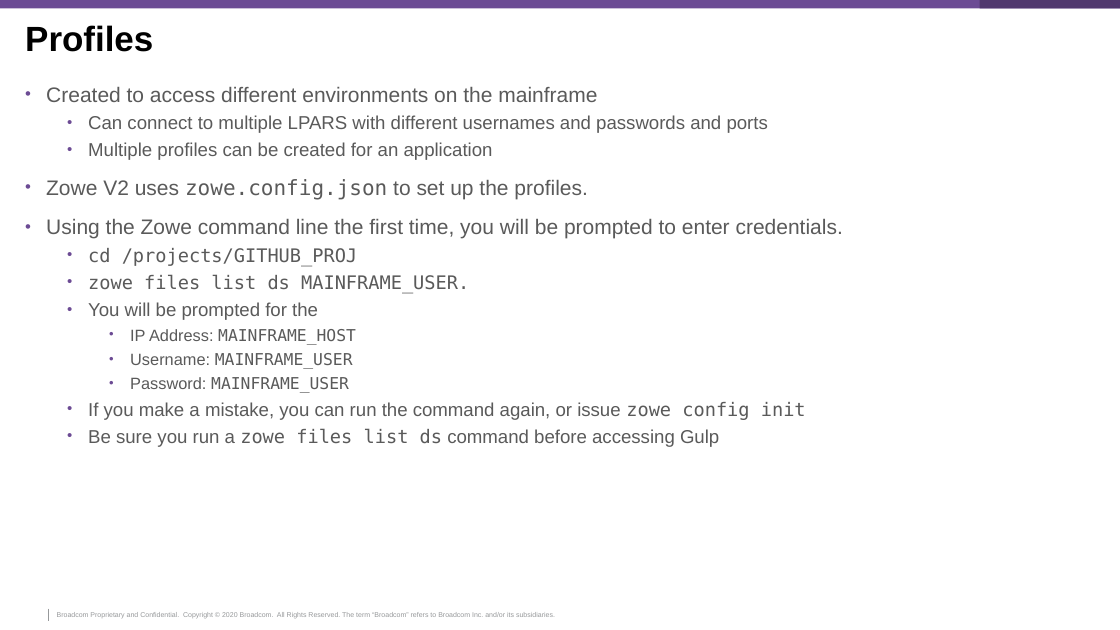
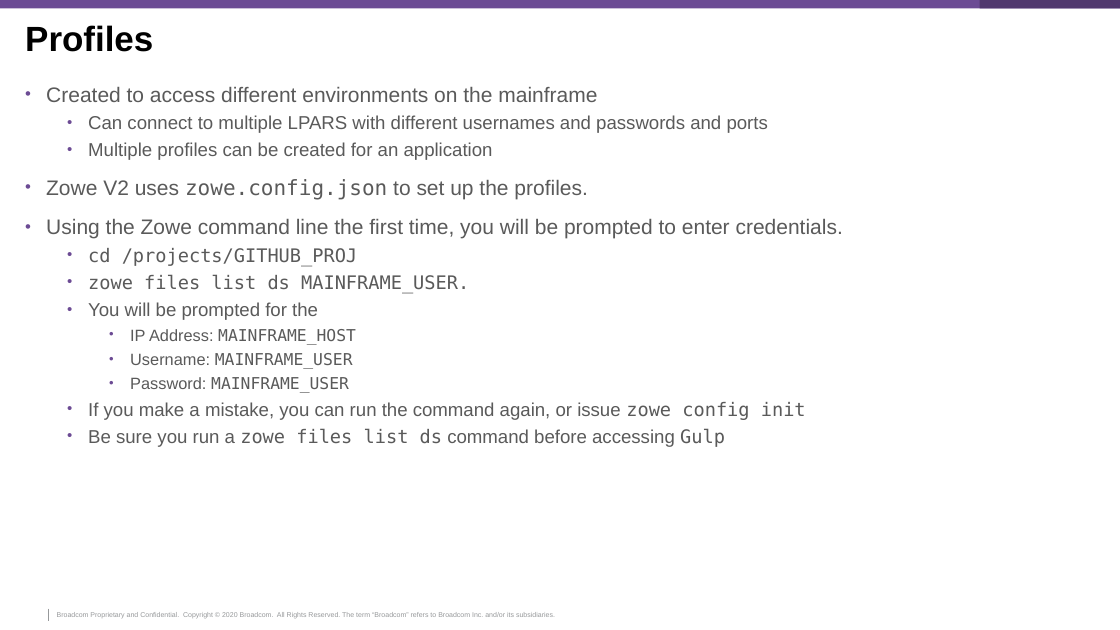
Before and after one commit to McQuitty-Broadcom/Zowe-DevOps-A-01, a slide deck: slide 16 of .workshop/DevOps-Workshop.pptx. Drawn at 1120x630 pixels with LibreOffice and Linux fonts; fonts in the diff are those of the drawing; background and template pictures are left out. Boxes give left, top, right and bottom in pixels: in the first picture for what was removed or moved away, otherwise in the second. Text is boxed around its words. In the diff, an @@ line names an element or a change of style, - is before the commit and + after.

Commit message:
Updating PPT

```diff
--- a/.workshop/DevOps-Workshop.pptx
+++ b/.workshop/DevOps-Workshop.pptx
@@ text at [88, 428, 725, 447]: font Arial to DejaVu Sans Mono in "Gulp" @@
```
